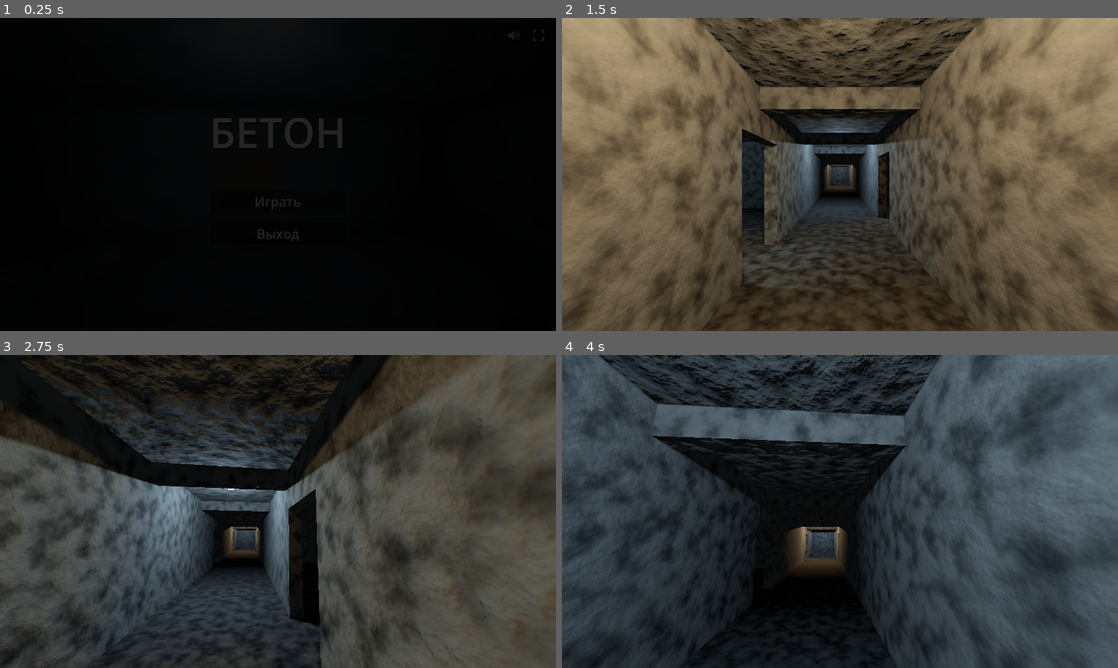
Above: before the commit, frames 1-4 (two rows, left to right).
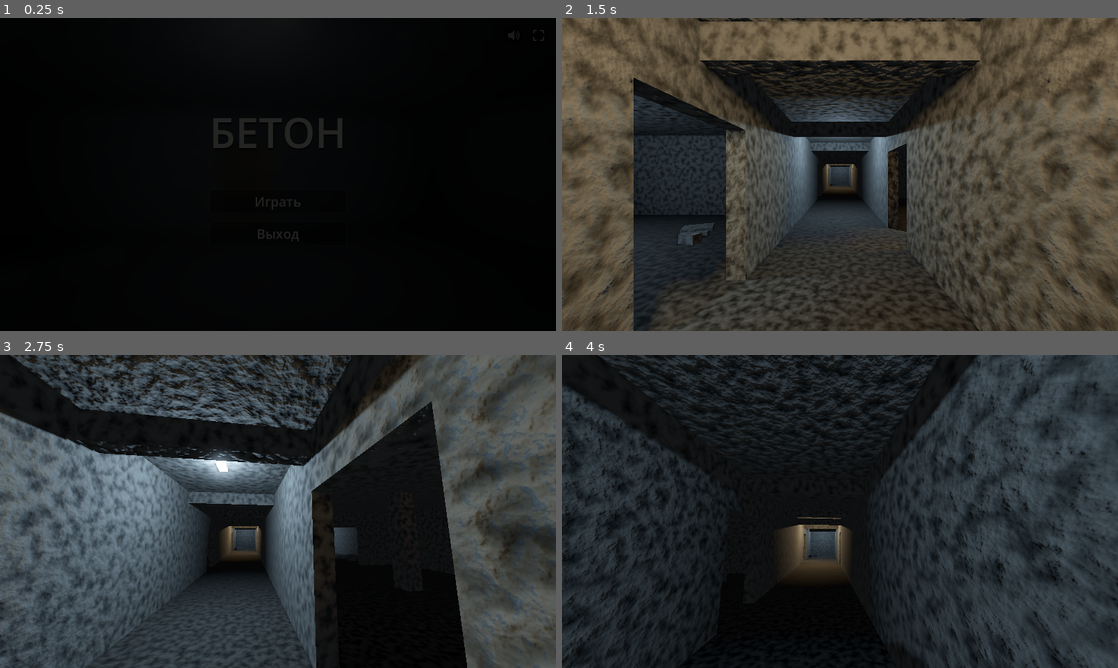
Above: after the commit, the same moments.

Repository: volinadtim/german-games
Game: Godot game, scene res://main.tscn
Same seed, same stepped clock (60 frames per second), same inputs: the game is played once before the commit and once after it.
Inputs (mouse positions are in pixels of both pictures, inside the frame that each line leads up to):
- Up to frame 1 (0.25 s): no input
- Up to frame 2 (1.5 s): click "Играть" at 0.5 s; click "Играть" at 1.25 s
- Up to frame 3 (2.75 s): move the mouse to (305, 511) at 2.02 s; hold W (move_forward) from 2.03 s (still down); hold Shift (sprint) from 2.03 s (still down)
- Up to frame 4 (4 s): keep holding W (move_forward); move the mouse to (812, 511) at 2.77 s; release Shift (sprint) at 2.78 s; tap Shift (sprint) at 2.85 s; move the mouse to (851, 505) at 3.52 s; hold Shift (sprint) from 3.53 s (still down)

The runs differ from the first frame. In frame 2, 60% of the frame differs, in the area x 0-100%, y 0-100%; in frame 3, 59%; in frame 4, 42%.

Commit message:
concrete-halls: тело лучше видно при взгляде вниз, мельче бетон, чуть светлее
Co-Authored-By: Claude Opus 5.5 <noreply@anthropic.com>

Diff:
--- a/godot/concrete-halls/level.gd
+++ b/godot/concrete-halls/level.gd
@@ -173,7 +173,7 @@
 	var noise := FastNoiseLite.new()
 	noise.seed = seed_
 	noise.noise_type = FastNoiseLite.TYPE_SIMPLEX_SMOOTH
-	noise.frequency = 0.012
+	noise.frequency = 0.025
 	noise.fractal_octaves = 6
 	noise.fractal_gain = 0.55
 
--- a/godot/concrete-halls/main.gd
+++ b/godot/concrete-halls/main.gd
@@ -102,7 +102,7 @@
 func _enter_game() -> void:
 	menu.visible = false
 	player = Player.new()
-	player.position = Vector3(-16.0, 0.05, 0.0)
+	player.position = Vector3(-14.5, 0.05, 0.0)
 	player.rotation.y = -PI / 2.0
 	add_child(player)
 	player.cam.current = true
@@ -129,7 +129,7 @@
 	e.background_color = Color(0.01, 0.01, 0.012)
 	e.ambient_light_source = Environment.AMBIENT_SOURCE_COLOR
 	e.ambient_light_color = Color(0.55, 0.57, 0.6)
-	e.ambient_light_energy = 0.07
+	e.ambient_light_energy = 0.1
 	e.tonemap_mode = Environment.TONE_MAPPER_FILMIC
 	e.ssao_enabled = true
 	e.glow_enabled = true
--- a/godot/concrete-halls/player.gd
+++ b/godot/concrete-halls/player.gd
@@ -28,7 +28,7 @@
 	add_child(cs)
 
 	head = Node3D.new()
-	head.position = Vector3(0, CAM_Y, -0.14)
+	head.position = Vector3(0, CAM_Y, -0.22)
 	add_child(head)
 	cam = Camera3D.new()
 	cam.near = 0.03
@@ -50,7 +50,7 @@
 	var torso := CapsuleMesh.new()
 	torso.radius = 0.19
 	torso.height = 0.74
-	_part(body, torso, Vector3(0, 1.13, 0.1), jacket)
+	_part(body, torso, Vector3(0, 1.13, 0.14), jacket)
 
 	# голова только для тени — камера внутри неё не нужна
 	var hm := SphereMesh.new()
Not shown, added: godot/concrete-halls/ambience.gd.uid
Not shown, added: godot/concrete-halls/blur.gdshader.uid
Not shown, added: godot/concrete-halls/flicker_light.gd.uid
Not shown, added: godot/concrete-halls/icon_button.gd.uid
Not shown, added: godot/concrete-halls/level.gd.uid
Not shown, added: godot/concrete-halls/main.gd.uid
Not shown, added: godot/concrete-halls/menu.gd.uid
Not shown, added: godot/concrete-halls/player.gd.uid
